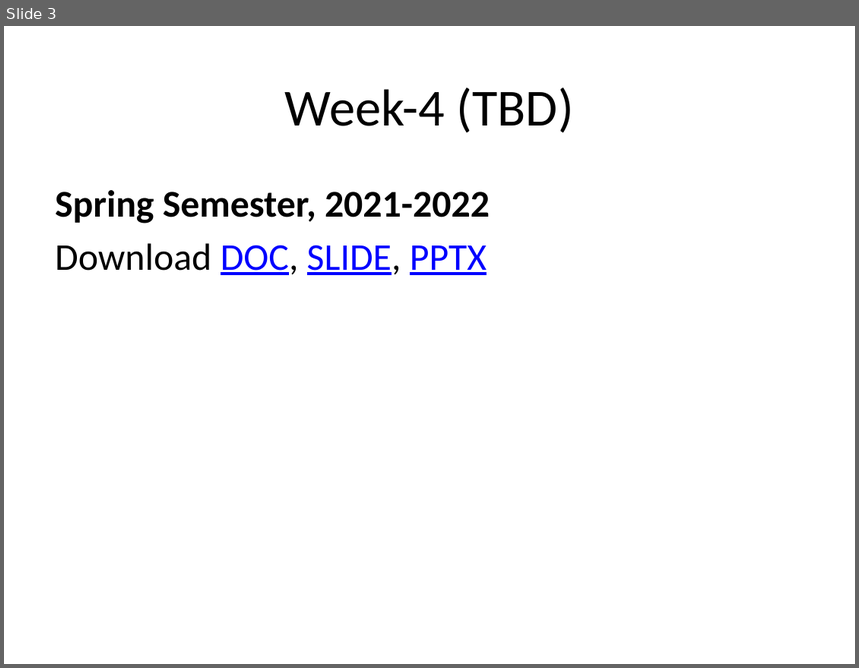
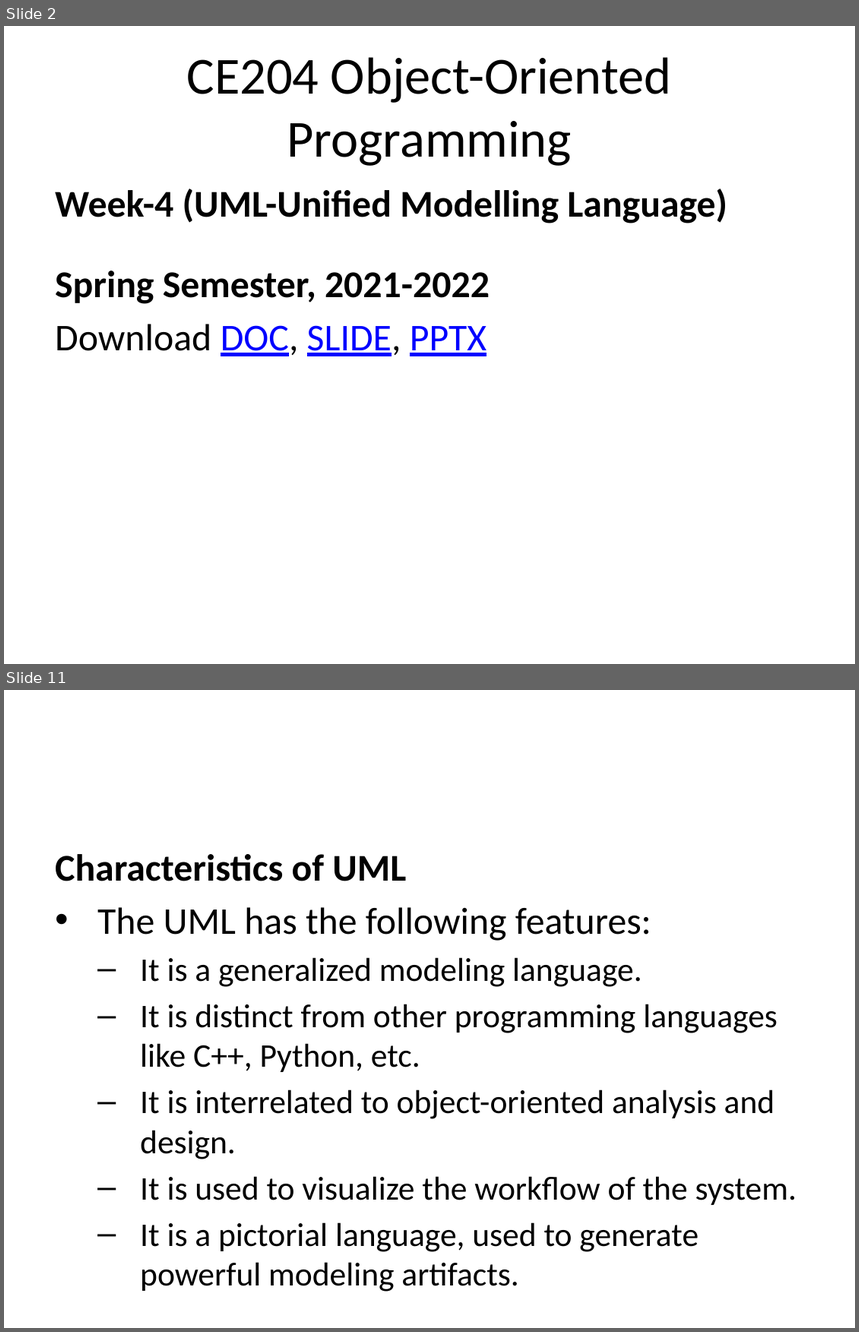
Before and after one commit to ucoruh/ce204-object-oriented-programming, a slide deck: docs/week-4/ce204-week-4.md_word.pptx. Shown one above the other, each under a label of ours: slide 3 before the commit, slides 2 and 11 after it; the slides between them are not shown. The pictures are 859x668 and 859x1332 pixels, drawn with LibreOffice and Linux fonts; fonts in the diff are those of the drawing. Boxes give left, top, right and bottom in pixels: in the first picture for what was removed or moved away, otherwise in the second. Text is boxed around its words. In the diff, an @@ line names an element or a change of style, - is before the commit and + after.

Commit message:
week-4 uml topic updated

```diff
--- a/docs/week-4/ce204-week-4.md_word.pptx
+++ b/docs/week-4/ce204-week-4.md_word.pptx
@@ slide 11 added at (4,690,855,1328), background #FFFFFF @@
@@ text added at (55,854,797,1252), 28 pt, text #000000 @@
+Characteristics of UML
+• The UML has the following features:
+  – It is a generalized modeling language.
+  – It is distinct from other programming languages like C++, Python, etc.
+  – It is interrelated to object-oriented analysis and design.
+  – It is used to visualize the workflow of the system.
+  – It is a pictorial language, used to generate powerful modeling artifacts.
@@ what was slide 3 is now slide 2 @@
@@ slide 2 changed as well @@
@@ title at (187,57,672,166): text changed @@
-Week-4 (TBD)
+CE204 Object-Oriented Programming
@@ text at (55,189,728,224): paragraph added @@
+Week-4 (UML-Unified Modelling Language)
```
Also in this commit, not shown: 1 other slide changed, 278 other slides added, 4 slides removed, 57 other files.
